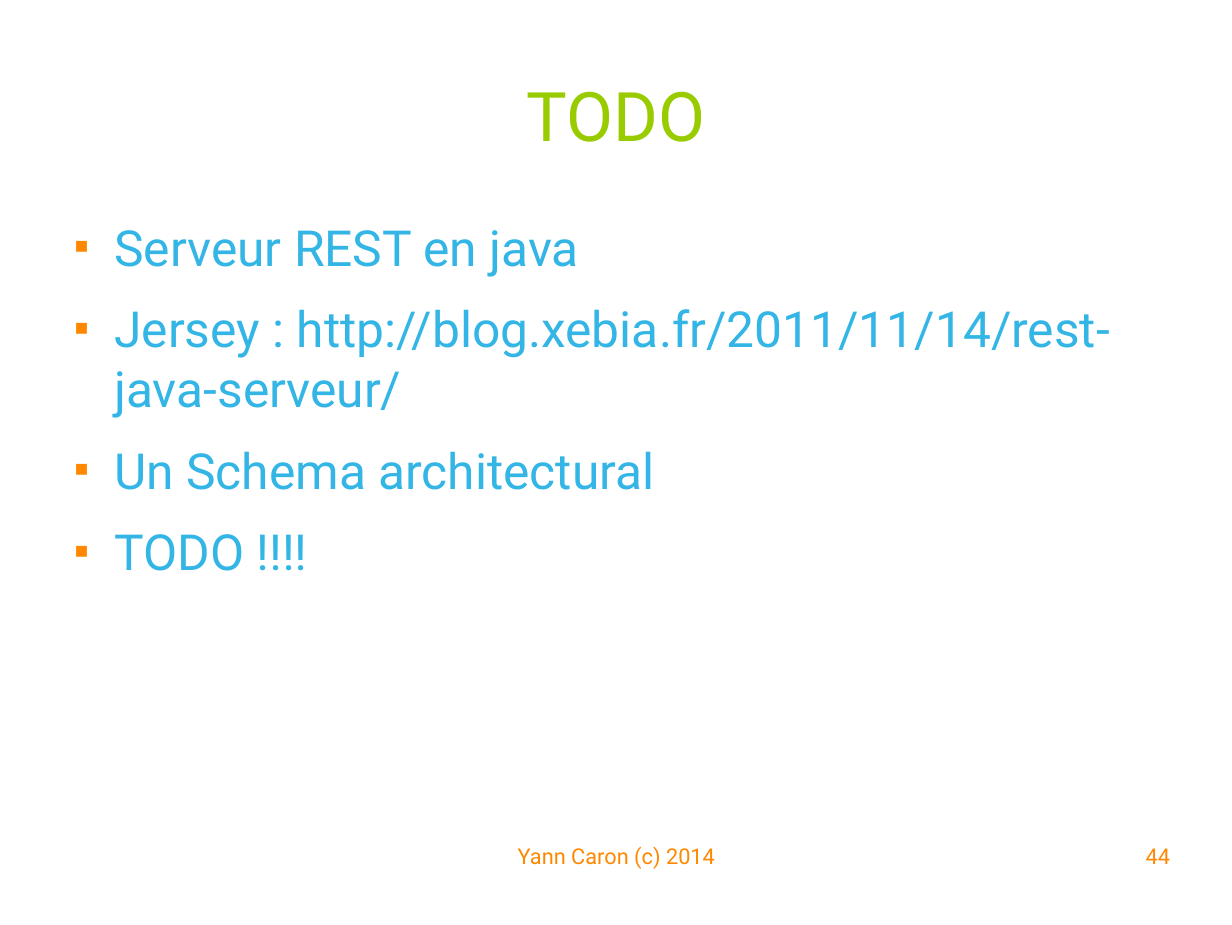
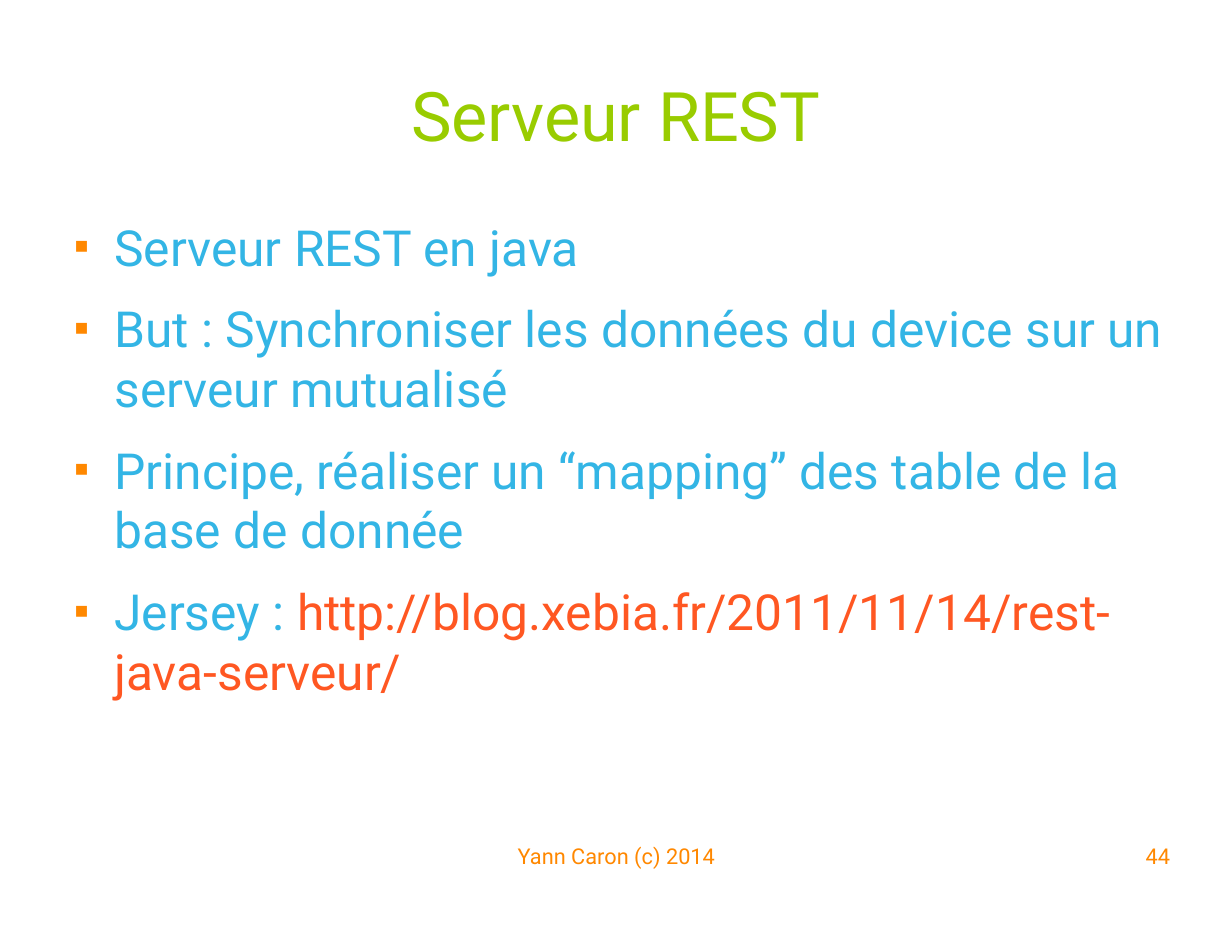
Before and after one commit to YannCaron/Android-ENSG, a slide deck: slide 44 of 09 - WebServices.odp. Drawn at 1232x925 pixels with LibreOffice and Linux fonts; fonts in the diff are those of the drawing; background and template pictures are left out. Boxes give left, top, right and bottom in pixels: in the first picture for what was removed or moved away, otherwise in the second. Text is boxed around its words. In the diff, an @@ line names an element or a change of style, - is before the commit and + after.

```diff
--- a/09 - WebServices.odp
+++ b/09 - WebServices.odp
@@ title at bbox=[411, 91, 820, 142]: text changed @@
-TODO
+Serveur REST
@@ text at bbox=[114, 309, 1163, 549]: paragraphs added @@
+■ But : Synchroniser les données du device sur un serveur mutualisé
+■ Principe, réaliser un “mapping” des table de la base de donnée
@@ text at bbox=[114, 451, 654, 571]: paragraphs removed @@
-■ Un Schema architectural
-■ TODO !!!!
@@ text at bbox=[114, 592, 1110, 701]: text colour #33B5E5 to #FF5722 in "http://blog.xebia.fr/2011/11/14/rest-java-serveur/" @@
```
Also in this commit, not shown: 10 other slides changed, 2 slides added, 1 slide removed, 15 other files.
